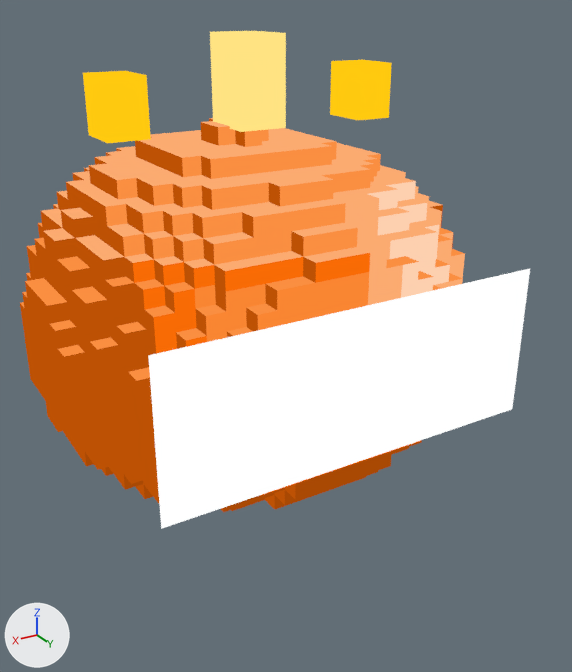
What one commit did to the glTF model assets/models/creatures/slime_pyro_large/slime_pyro_large.glb.
Rendered twice from a camera (50 mm lens) standing at (1.61, 3.04, 1.97) and looking at (-0.1, 0.2, 0.54). The axes (+X, +Y, +Z) are drawn at lower left. The lights are the same throughout. The picture after the commit comes second. Where no turn or scale is listed for an object, it has been applied to the vertices. Vertices at exactly the same position are counted once.

Script lines for the objects in view, before the commit:
```python
me_slime_pyro_large_accessories = bpy.data.meshes.new('slime_pyro_large_accessories')
me_slime_pyro_large_accessories.from_pydata(...)  # a box spanning x -0.649..-0.48, y -0.054..0.162, z 0.729..0.96, material slot 0; a box spanning x 0.48..0.649, y -0.054..0.162, z 0.729..0.96, material slot 0; a box spanning x -0.104..0.104, y -0.072..0.18, z 0.729..1.093, material slot 1
me_slime_pyro_large_accessories.materials.append(mat_elementaccent)
me_slime_pyro_large_accessories.materials.append(mat_elementpale)
me_slime_pyro_large_body = bpy.data.meshes.new('slime_pyro_large_body')
me_slime_pyro_large_body.from_pydata(...)  # 2434 vertices, 4864 faces; spans x -0.94..0.94, y -0.9..0.9, z -0.74..0.74
# faces by material slot: [734, 232, 1558, 1008, 562, 730, 40]
me_slime_pyro_large_body.materials.append(mat_shell)
me_slime_pyro_large_body.materials.append(mat_shellcenter)
me_slime_pyro_large_body.materials.append(mat_shellouter)
me_slime_pyro_large_body.materials.append(mat_shellbottom)
me_slime_pyro_large_body.materials.append(mat_shelltop)
me_slime_pyro_large_body.materials.append(mat_shelllight)
me_slime_pyro_large_body.materials.append(mat_shellbright)
me_slime_pyro_large_face = bpy.data.meshes.new('slime_pyro_large_face')
me_slime_pyro_large_face.from_pydata(...)  # 4 vertices, 2 faces; spans x -0.83..0.83, y 0.91, z -0.44..0.21
me_slime_pyro_large_face.materials.append(mat_slimeface)
ob_elementdetails = bpy.data.objects.new('ElementDetails', me_slime_pyro_large_accessories)
ob_elementdetails.location = (0.0, 0.0, 0.739)
ob_face = bpy.data.objects.new('Face', me_slime_pyro_large_face)
ob_face.location = (0.0, 0.0, 0.739)
ob_shell = bpy.data.objects.new('Shell', me_slime_pyro_large_body)
ob_shell.location = (0.0, 0.0, 0.739)
```
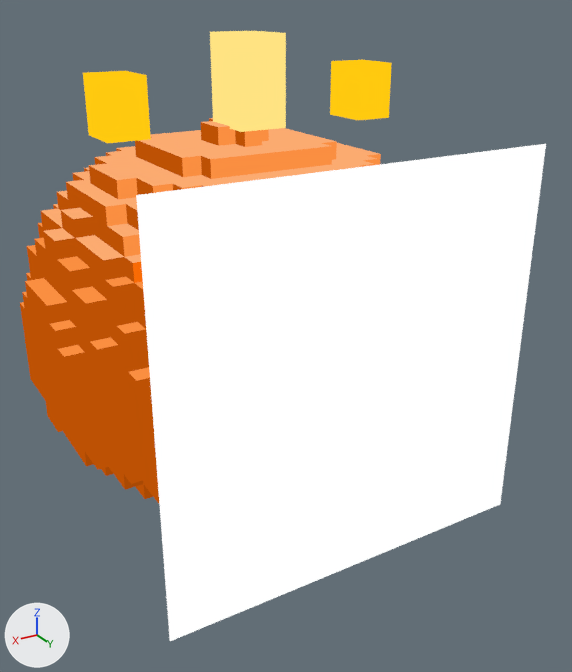
The change, as a diff of the scene's bpy script:
```diff
--- a/assets/models/creatures/slime_pyro_large/slime_pyro_large.glb.py
+++ b/assets/models/creatures/slime_pyro_large/slime_pyro_large.glb.py
@@ me_slime_pyro_large_face @@
 # used by ob_face; location = (0.0, 0.0, 0.739)
-me_slime_pyro_large_face.from_pydata(...)  # 4 vertices, 2 faces; spans x -0.83..0.83, y 0.91, z -0.44..0.21
-me_slime_pyro_large_face.vertices[0].co = (0.83, 0.91, -0.44)  # pixel (161, 528)
-me_slime_pyro_large_face.vertices[1].co = (-0.83, 0.91, -0.44)  # pixel (512, 409)
-me_slime_pyro_large_face.vertices[2].co = (-0.83, 0.91, 0.21)  # pixel (530, 268)
-me_slime_pyro_large_face.vertices[3].co = (0.83, 0.91, 0.21)  # pixel (148, 355)
+me_slime_pyro_large_face.from_pydata(...)  # 4 vertices, 2 faces; spans x -0.83..0.83, y 0.91, z -0.94..0.71
+# me_slime_pyro_large_face part 1
+me_slime_pyro_large_face.vertices[0].co = (0.83, 0.91, -0.94)  # pixel (169, 641)
+me_slime_pyro_large_face.vertices[1].co = (-0.83, 0.91, -0.94)  # pixel (500, 504)
+me_slime_pyro_large_face.vertices[2].co = (-0.83, 0.91, 0.71)  # pixel (546, 143)
+me_slime_pyro_large_face.vertices[3].co = (0.83, 0.91, 0.71)  # pixel (136, 195)
 me_slime_pyro_large_face.materials.append(mat_slimeface)
```

What differs and where, as boxes (x1, y1, x2, y2) in the pictures (572 x 672 px):
'Face', reshaped (7% wider, 91% taller): before (148, 269, 530, 529); after (136, 144, 546, 641)
